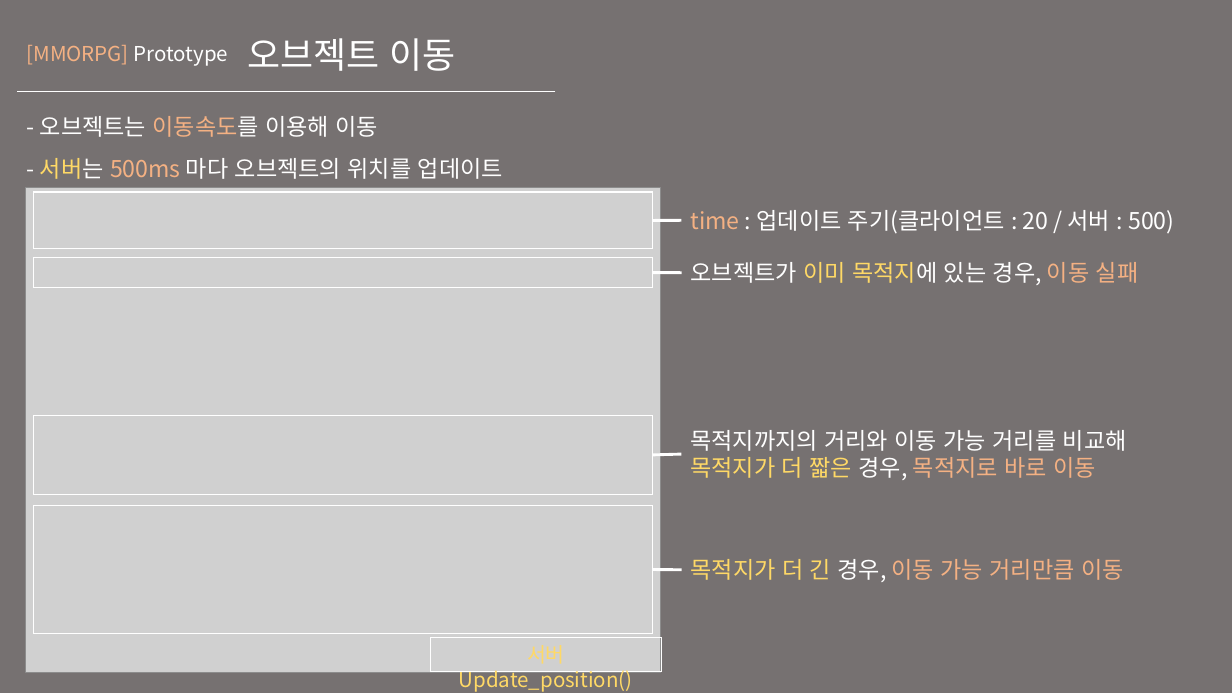
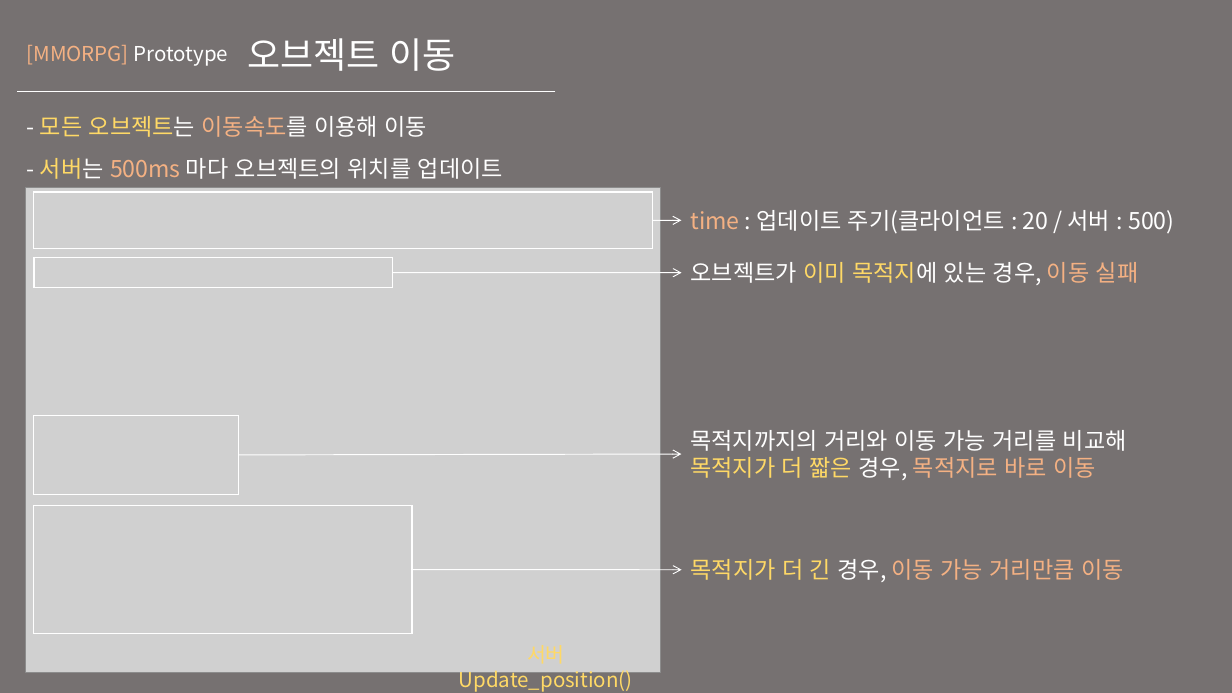
Before and after one commit to KU-t/1920-thesis, a slide deck: slide 35 of 취업지도/포트폴리오/포트폴리오 ver.12.pptx (slide 34 before the commit). Drawn at 1232x693 pixels with LibreOffice and Linux fonts; fonts in the diff are those of the drawing; grey boxes stand for pictures. Boxes give left, top, right and bottom in pixels: in the first picture for what was removed or moved away, otherwise in the second. Text is boxed around its words. In the diff, an @@ line names an element or a change of style, - is before the commit and + after.

```diff
--- a/취업지도/포트폴리오/포트폴리오 ver.12.pptx
+++ b/취업지도/포트폴리오/포트폴리오 ver.12.pptx
@@ text at <box>40,116,428,137</box>: text changed @@
-- 오브젝트는 이동속도를 이용해 이동
+- 모든 오브젝트는 이동속도를 이용해 이동
@@ line moved from (681, 220) - (653, 221) to (653, 221) - (681, 220) @@
@@ line (653, 221) - (681, 220): line to arrow; stroke #FFFFFF 2.25 pt to #FFFFFF 0.75 pt @@
@@ rectangle: place and size @@
-rectangle at <box>34,258,653,288</box>
+rectangle at <box>34,258,393,288</box>
@@ arrow added from (393, 273) to (682, 273), #FFFFFF 0.75 pt @@
@@ rectangle: place and size @@
-rectangle at <box>33,415,652,494</box>
+rectangle at <box>33,415,238,494</box>
@@ arrow added from (238, 455) to (681, 454), #FFFFFF 0.75 pt @@
@@ line removed from (681, 454) to (653, 455) @@
@@ rectangle: place and size @@
-rectangle at <box>34,506,653,633</box>
+rectangle at <box>34,506,412,633</box>
@@ arrow added from (412, 569) to (682, 570), #FFFFFF 0.75 pt @@
@@ line removed from (682, 570) to (653, 569) @@
@@ text "서버 Update_position()": place and size @@
-text "서버 Update_position()" at <box>431,638,662,672</box>
+text "서버 Update_position()" at <box>459,667,633,692</box>
@@ text "서버 Update_position()" at <box>459,667,633,692</box>: outline #FFFFFF 0.75 pt to none @@
```
Also in this commit, not shown: 17 other slides changed, 6 slides added.
